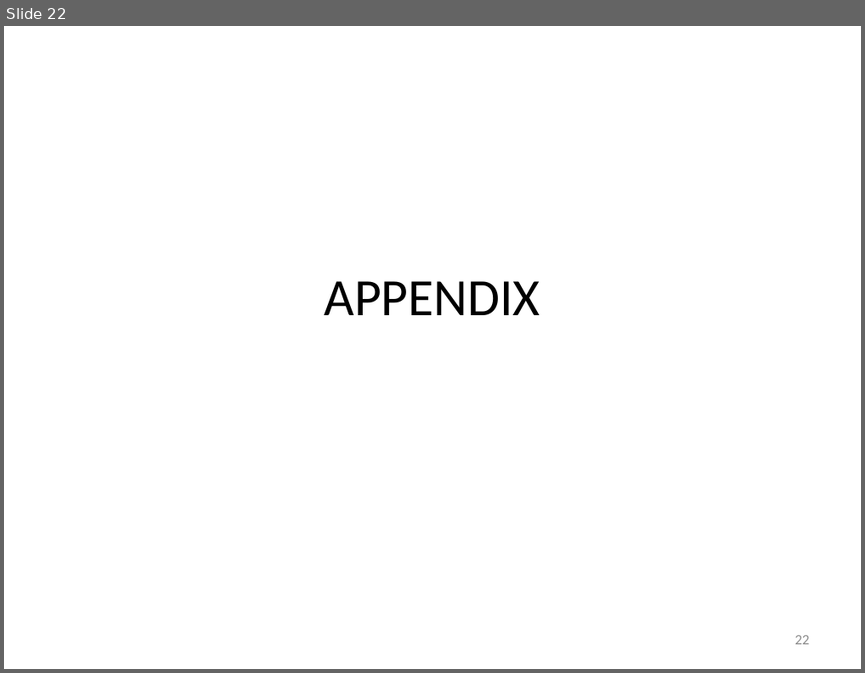
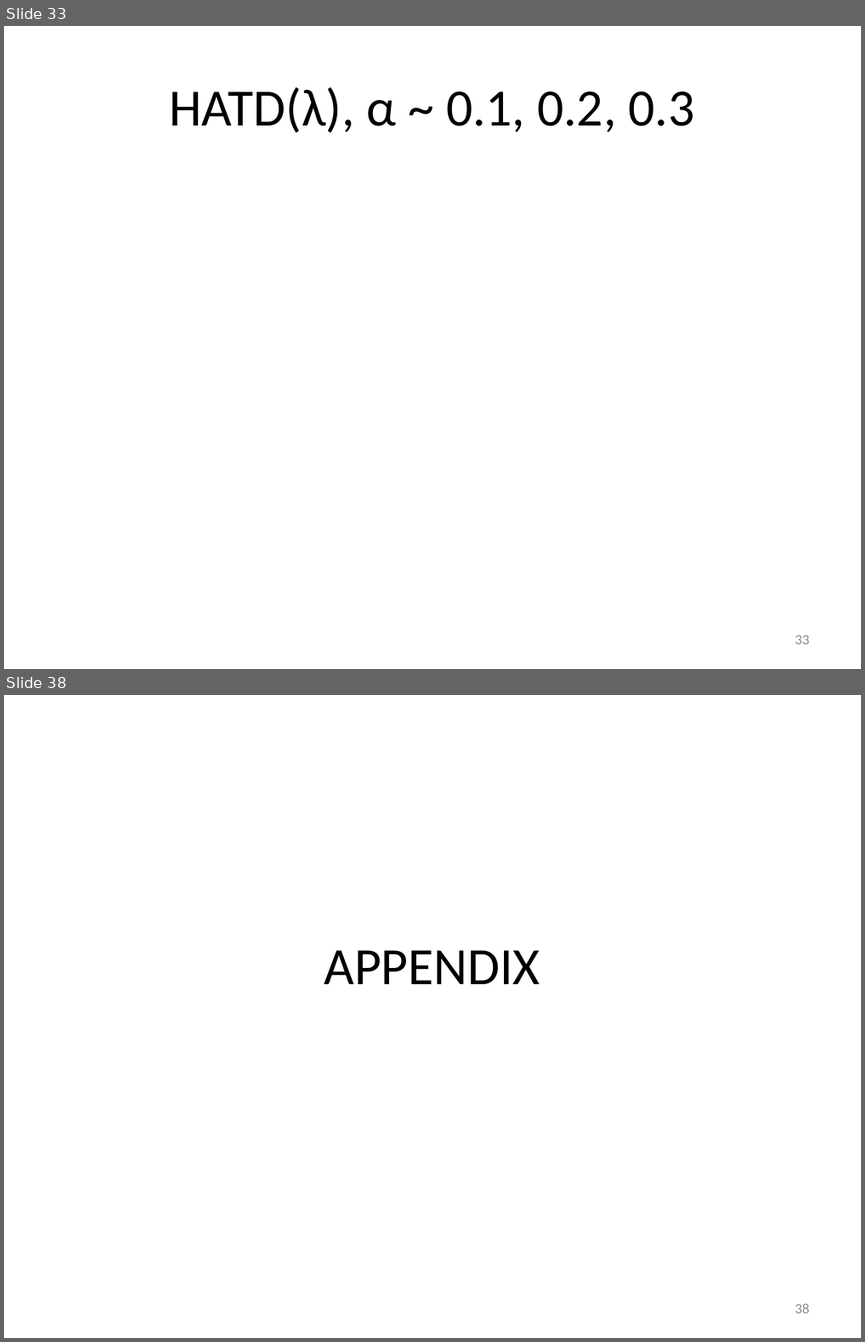
Before and after one commit to mastropi/RL, a slide deck: RL-001-MemoryManagement/results/202005May20-TestsTDLambda&AdaptiveTDLambda-1DGridworld.pptx. Shown one above the other, each under a label of ours: slide 22 before the commit, slides 33 and 38 after it; the slides between them are not shown. The pictures are 865x673 and 865x1342 pixels, drawn with LibreOffice and Linux fonts; fonts in the diff are those of the drawing. Boxes give left, top, right and bottom in pixels: in the first picture for what was removed or moved away, otherwise in the second. Text is boxed around its words. In the diff, an @@ line names an element or a change of style, - is before the commit and + after.

```diff
--- a/RL-001-MemoryManagement/results/202005May20-TestsTDLambda&AdaptiveTDLambda-1DGridworld.pptx
+++ b/RL-001-MemoryManagement/results/202005May20-TestsTDLambda&AdaptiveTDLambda-1DGridworld.pptx
@@ slide 33 added at <box>4,26,861,669</box>, background #FFFFFF @@
@@ title added at <box>170,87,694,133</box>, 44 pt, text #000000 @@
+HATD(λ), α ~ 0.1, 0.2, 0.3
@@ page number added at <box>794,635,809,644</box>, 12 pt, text #8C8C8C @@
+33
@@ what was slide 22 is now slide 38 @@
@@ page number at <box>794,1303,809,1313</box>: text changed @@
-22
+38
```
Also in this commit, not shown: 3 slides changed, 15 other slides added, 4 other files.
